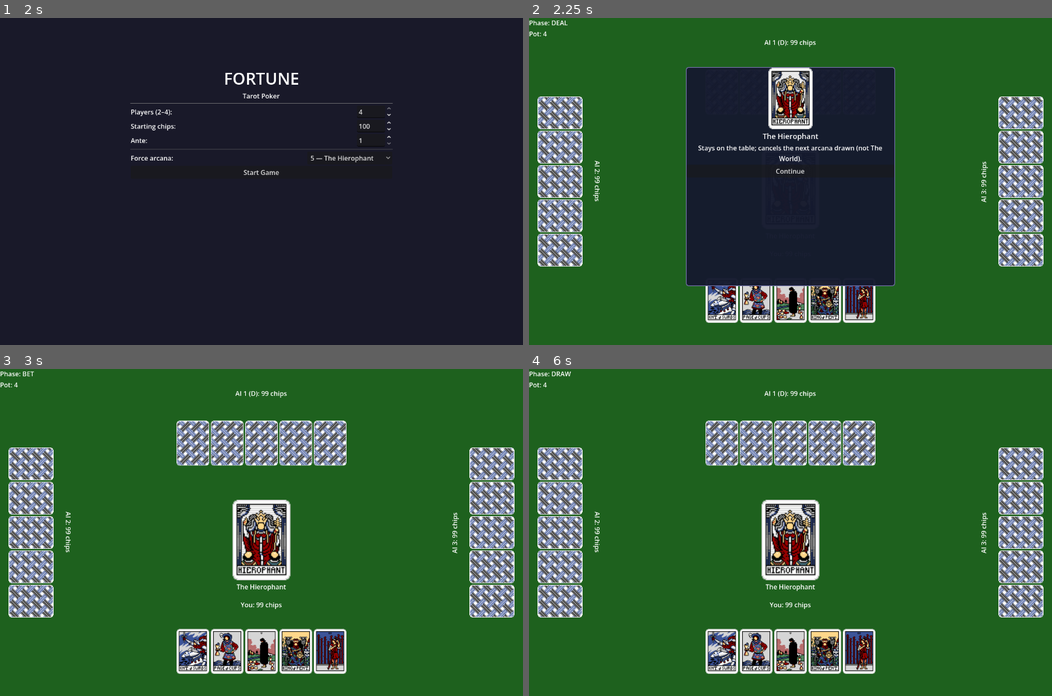
Above: before the commit, frames 1-4 (two rows, left to right).
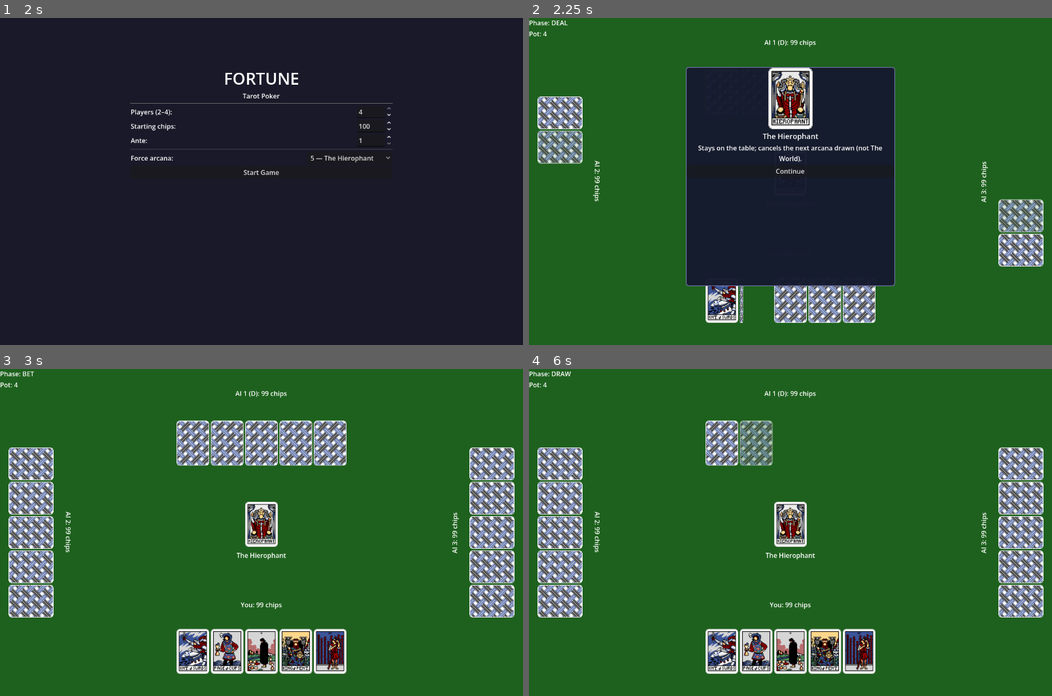
Above: after the commit, the same moments.

Repository: zenOfBass/Fortune
Game: Godot game, scene res://scenes/main_menu.tscn
Same seed, same stepped clock (60 frames per second), same inputs: the game is played once before the commit and once after it.
Inputs (mouse positions are in pixels of both pictures, inside the frame that each line leads up to):
- Up to frame 1 (2 s): click "Random (normal)" at 0.5 s; click "Random (normal)" at 1.25 s
- Up to frame 2 (2.25 s): click "Start Game" at 2 s
- Up to frame 3 (3 s): click "Continue" at 2.75 s
- Up to frame 4 (6 s): tap Enter at 3.5 s; move the mouse to (722, 444) at 3.52 s; click (722, 444) at 3.67 s; click "Check" at 4.25 s; click "Confirm Discard" at 5 s; move the mouse to (753, 444) at 5.77 s; click (753, 444) at 5.92 s

Frame 1 is identical in both runs. In frame 2, 8.6% of the frame differs, in the area x 1-99%, y 24-94%; in frame 3, 2.7%; in frame 4, 6.1%.

Commit message:
Add animation for card display on toggle; enhance visual feedback in hand display

Diff:
--- a/scenes/card_display.gd
+++ b/scenes/card_display.gd
@@ -26,6 +26,24 @@
 	_selected = false
 	modulate = Color.WHITE
 
+func animate_in(delay: float, flip: bool = false) -> void:
+	if flip and texture != null:
+		var face_tex := texture
+		texture = load("res://assets/cards/backs/back_of_card.png")
+		var tween := create_tween()
+		tween.tween_interval(delay)
+		tween.tween_property(self, "scale:x", 0.0, 0.07)
+		tween.tween_callback(func(): texture = face_tex)
+		tween.tween_property(self, "scale:x", 1.0, 0.07)
+	else:
+		scale = Vector2(0.8, 0.8)
+		modulate.a = 0.0
+		var tween := create_tween()
+		tween.tween_interval(delay)
+		tween.tween_property(self, "scale", Vector2(1.0, 1.0), 0.12) \
+			.set_ease(Tween.EASE_OUT).set_trans(Tween.TRANS_BACK)
+		tween.parallel().tween_property(self, "modulate:a", 1.0, 0.10)
+
 func set_selectable(selectable: bool) -> void:
 	_selectable = selectable
 	mouse_filter = MOUSE_FILTER_STOP if selectable else MOUSE_FILTER_PASS
--- a/scenes/hand_display.gd
+++ b/scenes/hand_display.gd
@@ -14,13 +14,15 @@
 		display.card_index = i
 		display.set_card(hand[i] as Card, face_up)
 		display.card_toggled.connect(_on_child_toggled)
+		display.animate_in(i * 0.12, face_up)
 
 func set_back_count(count: int) -> void:
 	_clear()
-	for _i in count:
+	for i in count:
 		var display: CardDisplayGD = CardDisplayScene.instantiate()
 		add_child(display)
 		display.set_back()
+		display.animate_in(i * 0.10)
 
 func set_selectable(selectable: bool, max_select: int = 0) -> void:
 	_max_select = max_select
@@ -34,11 +36,13 @@
 		var display: CardDisplayGD = CardDisplayScene.instantiate()
 		add_child(display)
 		display.card_index = i
-		if i in face_up_indices:
+		var is_face_up := i in face_up_indices
+		if is_face_up:
 			display.set_card(hand[i] as Card, true)
 		else:
 			display.set_back()
 		display.card_toggled.connect(_on_child_toggled)
+		display.animate_in(i * 0.12, is_face_up)
 
 func _on_child_toggled(index: int, selected: bool) -> void:
 	if _max_select <= 0 or not selected:
--- a/scenes/table.gd
+++ b/scenes/table.gd
@@ -118,6 +118,11 @@
 	GameManager.page_bonus.connect(_on_page_bonus)
 	GameManager.game_ended.connect(_on_game_ended)
 	GameManager.game_log.connect(_on_game_log)
+
+	current_arcana_thumb.custom_minimum_size = Vector2(80, 120)
+	current_arcana_thumb.expand_mode = TextureRect.EXPAND_KEEP_SIZE
+	current_arcana_thumb.size_flags_horizontal = Control.SIZE_SHRINK_CENTER
+	current_arcana_thumb.size_flags_vertical = Control.SIZE_SHRINK_CENTER
 
 	bet_panel.anchor_top = 1.0
 	bet_panel.anchor_bottom = 1.0
